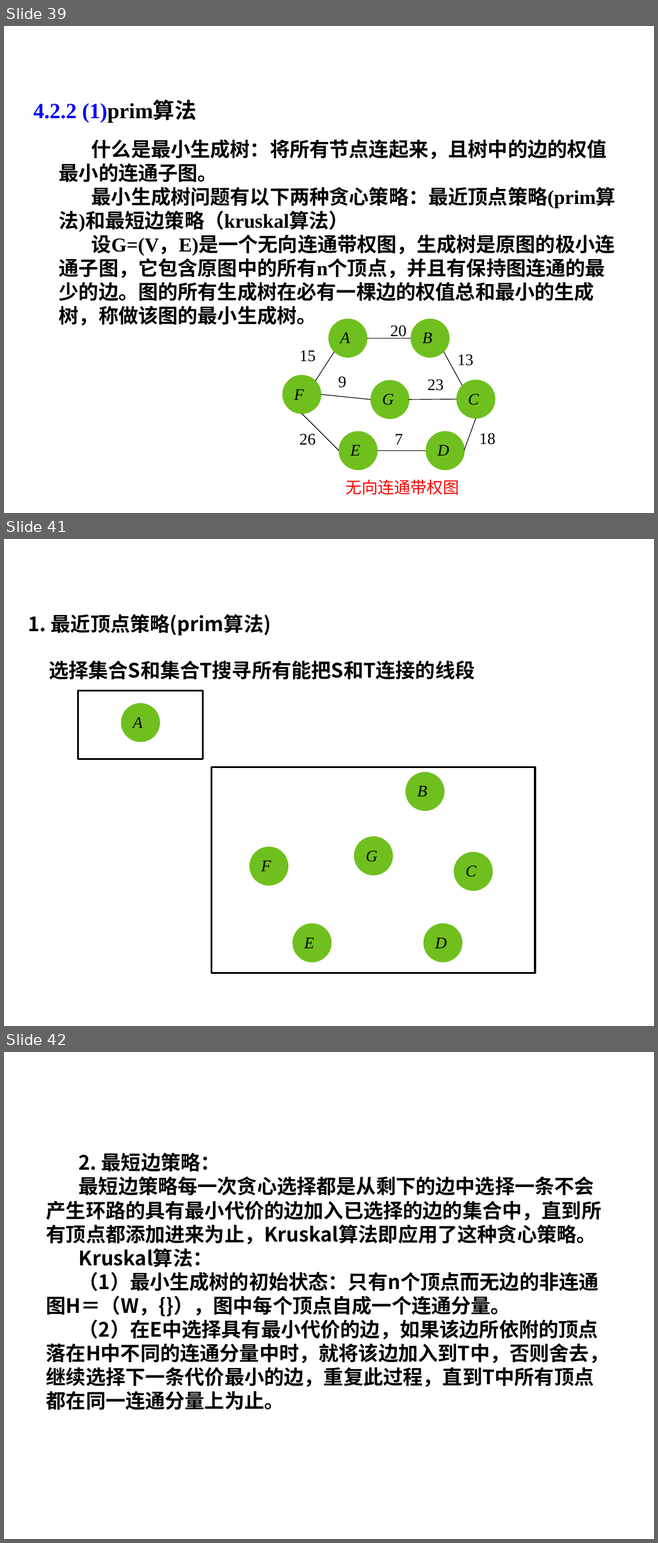
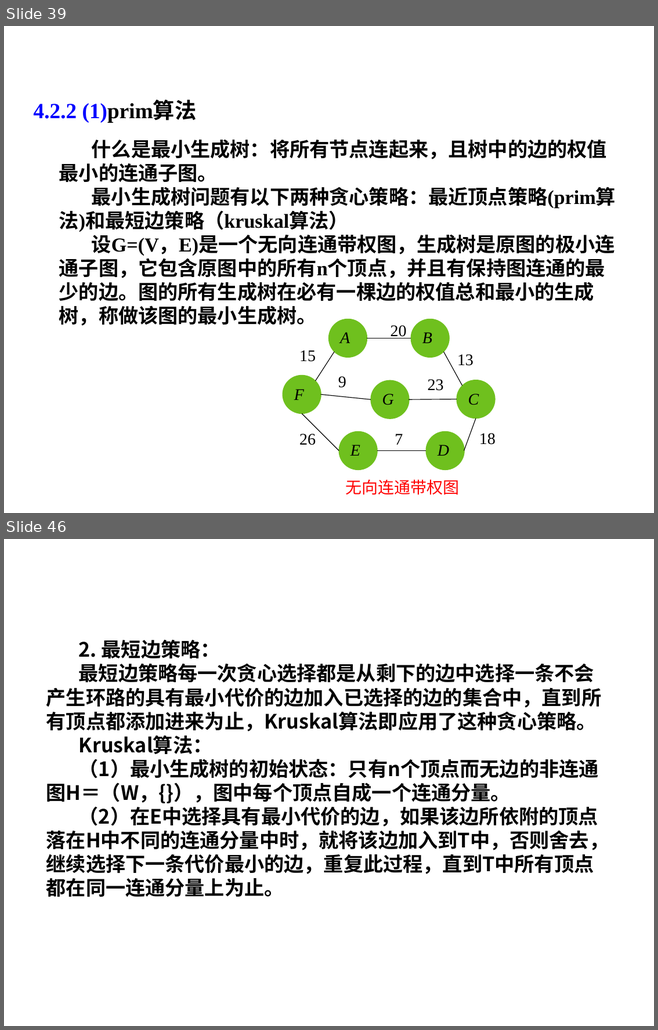
Before and after one commit to liutongling/DP, a slide deck: file/第4章 贪心法.pptx. Shown one above the other, each under a label of ours: slides 39, 41 and 42 before the commit, slides 39 and 46 after it; the slides between them are not shown. The pictures are 658x1543 and 658x1030 pixels, drawn with LibreOffice and Linux fonts; fonts in the diff are those of the drawing; background and template pictures are left out. Boxes give left, top, right and bottom in pixels: in the first picture for what was removed or moved away, otherwise in the second. Text is boxed around its words. In the diff, an @@ line names an element or a change of style, - is before the commit and + after.

Commit message:
实现prim算法动画

```diff
--- a/file/第4章 贪心法.pptx
+++ b/file/第4章 贪心法.pptx
@@ slide 41 removed at (x1=4, y1=539, x2=654, y2=1026), background #FFFFFF @@
@@ text removed at (x1=28, y1=614, x2=271, y2=636) @@
-1. 最近顶点策略(prim算法)
@@ text removed at (x1=49, y1=660, x2=474, y2=679) @@
-选择集合S和集合T搜寻所有能把S和T连接的线段
@@ rectangle removed at (x1=78, y1=690, x2=203, y2=759) @@
@@ ellipse removed at (x1=121, y1=703, x2=159, y2=741) @@
@@ text removed at (x1=133, y1=717, x2=143, y2=728) @@
-A
@@ rectangle removed at (x1=211, y1=767, x2=535, y2=973) @@
@@ ellipse removed at (x1=405, y1=772, x2=444, y2=810) @@
@@ text removed at (x1=417, y1=785, x2=427, y2=797) @@
-B
@@ ellipse removed at (x1=249, y1=847, x2=288, y2=885) @@
@@ ellipse removed at (x1=354, y1=837, x2=393, y2=875) @@
@@ text removed at (x1=365, y1=850, x2=377, y2=862) @@
-G
@@ text removed at (x1=261, y1=860, x2=271, y2=871) @@
-F
@@ ellipse removed at (x1=453, y1=852, x2=492, y2=890) @@
@@ text removed at (x1=465, y1=866, x2=476, y2=877) @@
-C
@@ ellipse removed at (x1=292, y1=924, x2=331, y2=962) @@
@@ text removed at (x1=304, y1=937, x2=314, y2=948) @@
-E
@@ ellipse removed at (x1=424, y1=924, x2=462, y2=962) @@
@@ text removed at (x1=435, y1=937, x2=447, y2=948) @@
-D
@@ what was slide 42 is now slide 46 @@
```
Also in this commit, not shown: 1 slide changed, 5 slides added.
